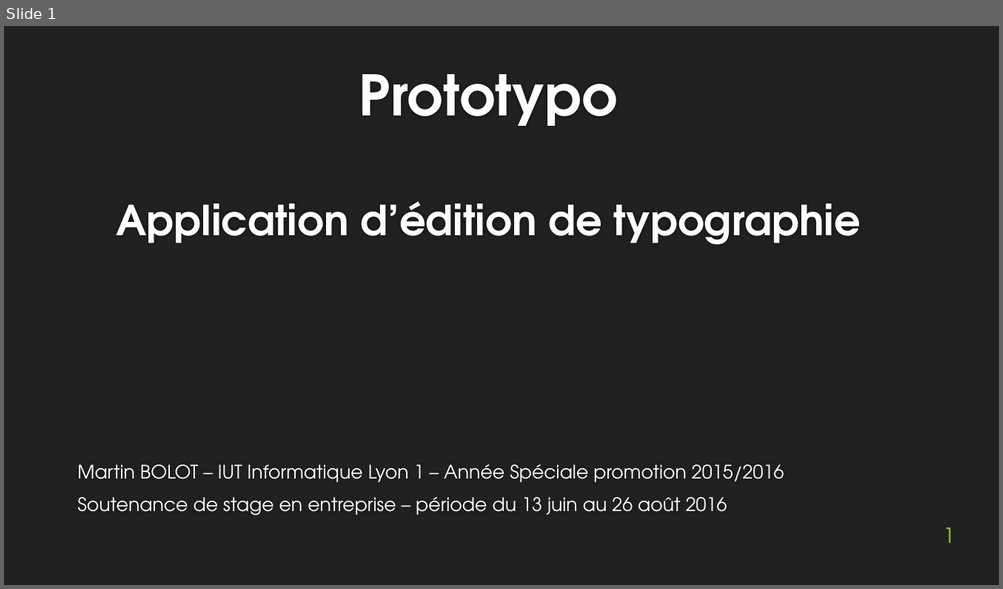
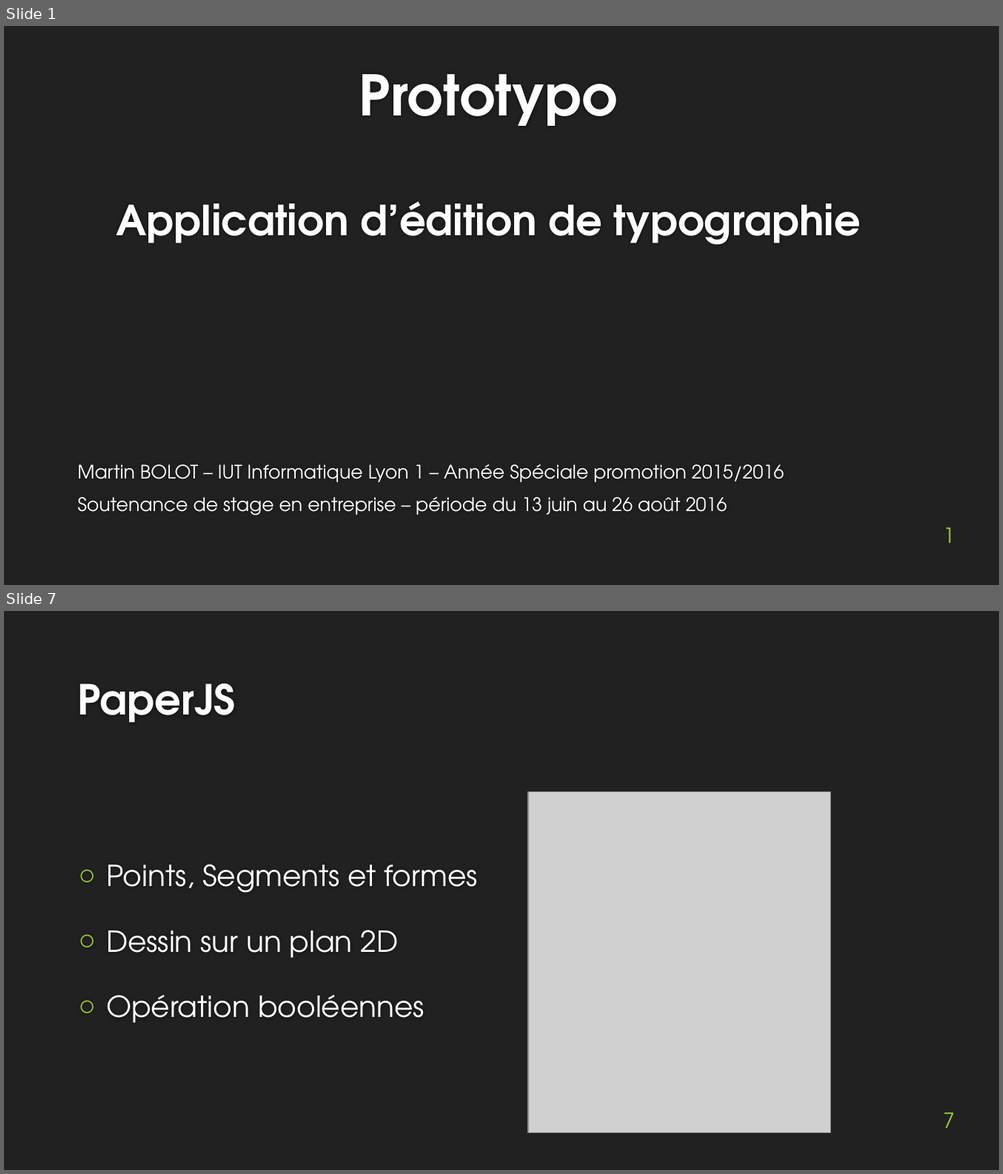
Before and after one commit to MartinBolot/Cours-IUT-Lyon1, a slide deck: Stage/Soutenance/presentation_soutenance.pptx. Shown one above the other, each under a label of ours: slide 1 before the commit, slides 1 and 7 after it; the slides between them are not shown. The pictures are 1003x589 and 1003x1174 pixels, drawn with LibreOffice and Linux fonts; fonts in the diff are those of the drawing; grey boxes stand for pictures; background and template pictures are left out. Boxes give left, top, right and bottom in pixels: in the first picture for what was removed or moved away, otherwise in the second. Text is boxed around its words. In the diff, an @@ line names an element or a change of style, - is before the commit and + after.

```diff
--- a/Stage/Soutenance/presentation_soutenance.pptx
+++ b/Stage/Soutenance/presentation_soutenance.pptx
@@ slide 7 added at [4,611,999,1170], background #212121 @@
@@ title added at [77,684,236,723], 40 pt, text #FEFEFE, bold @@
+PaperJS
@@ picture added at [528,792,830,1133] @@
@@ text added at [106,864,477,1023], 28 pt, text #FFFFFF @@
+○ Points, Segments et formes
+○ Dessin sur un plan 2D
+○ Opération booléennes
@@ page number added at [943,1113,955,1128], 20 pt, text #9ECD33 @@
+7
```
Also in this commit, not shown: 5 slides changed, 2 other slides added, 3 slides removed, 5 other files.
